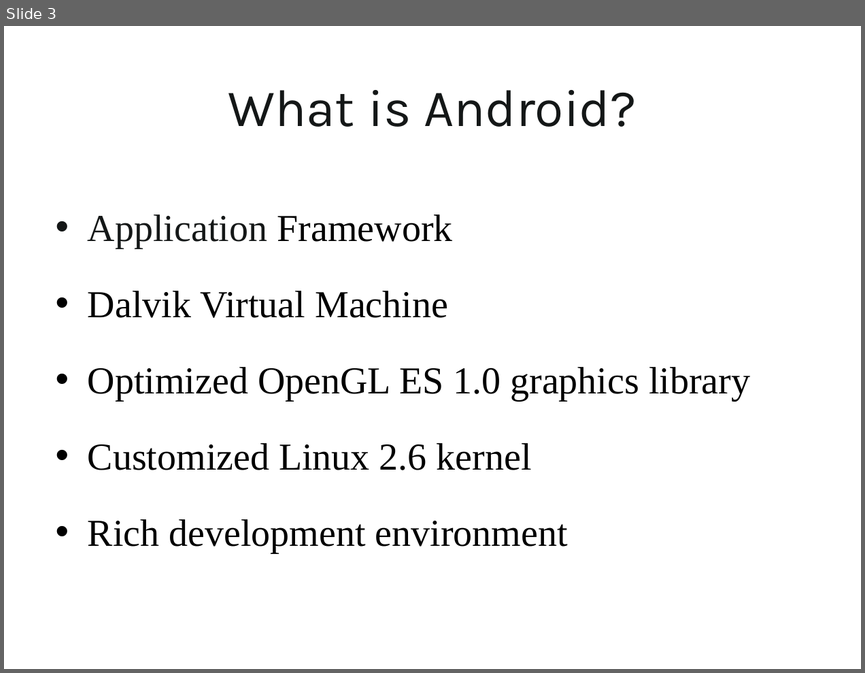
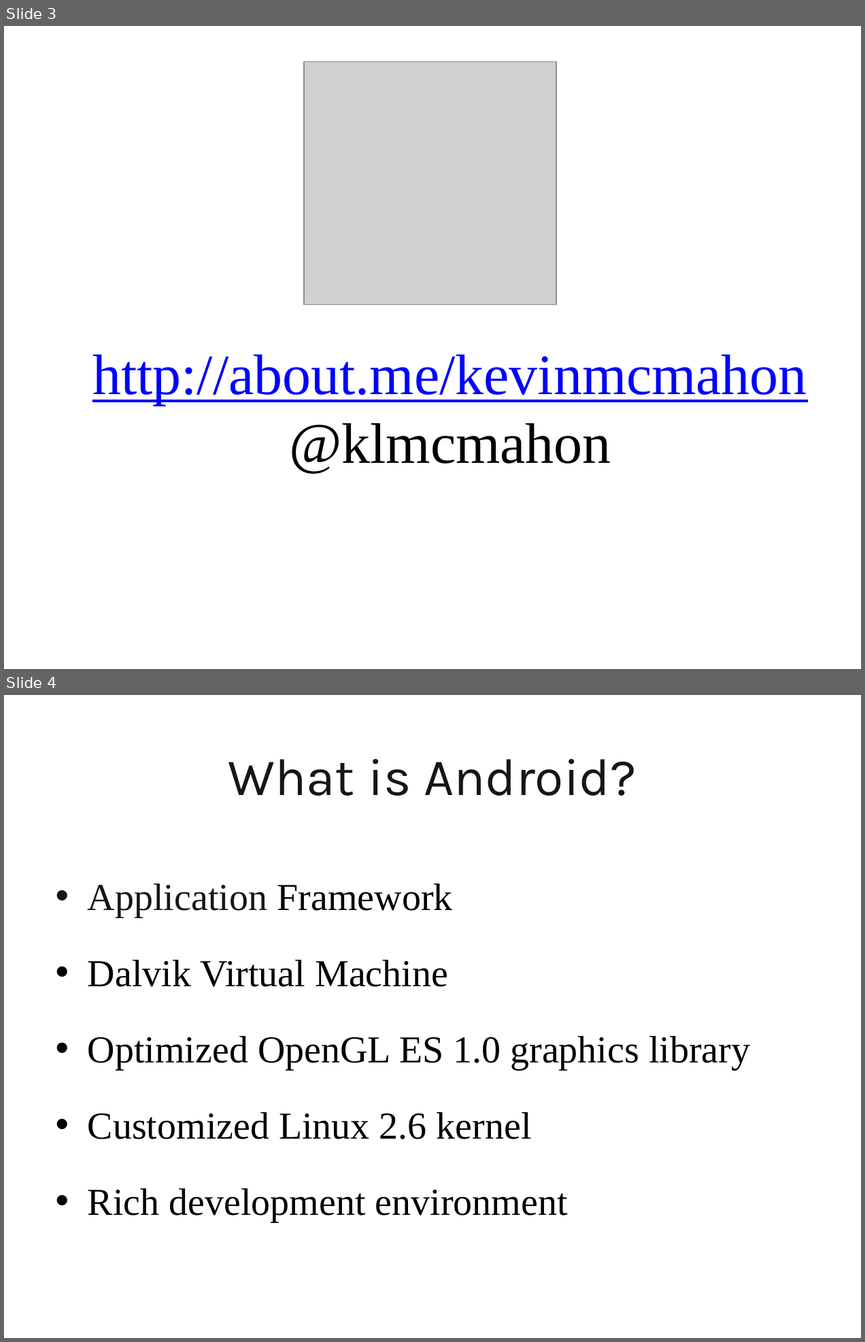
Before and after one commit to kevinmcmahon/MonoDroid101, a slide deck: slides/Monodroid101.pptx. Shown one above the other, each under a label of ours: slide 3 before the commit, slides 3 and 4 after it. The pictures are 865x673 and 865x1342 pixels, drawn with LibreOffice and Linux fonts; fonts in the diff are those of the drawing; grey boxes stand for pictures; background and template pictures are left out. Boxes give left, top, right and bottom in pixels: in the first picture for what was removed or moved away, otherwise in the second. Text is boxed around its words. In the diff, an @@ line names an element or a change of style, - is before the commit and + after.

```diff
--- a/slides/Monodroid101.pptx
+++ b/slides/Monodroid101.pptx
@@ slide 3 added at (4,26,861,669), background picture (left out) @@
@@ picture added at (304,62,555,305) @@
@@ text added at (92,354,807,473), 48 pt, text #0000FF, underline @@
+http://about.me/kevinmcmahon
+@klmcmahon
@@ what was slide 3 is now slide 4 @@
```
Also in this commit, not shown: 4 slides changed, 26 other files.
